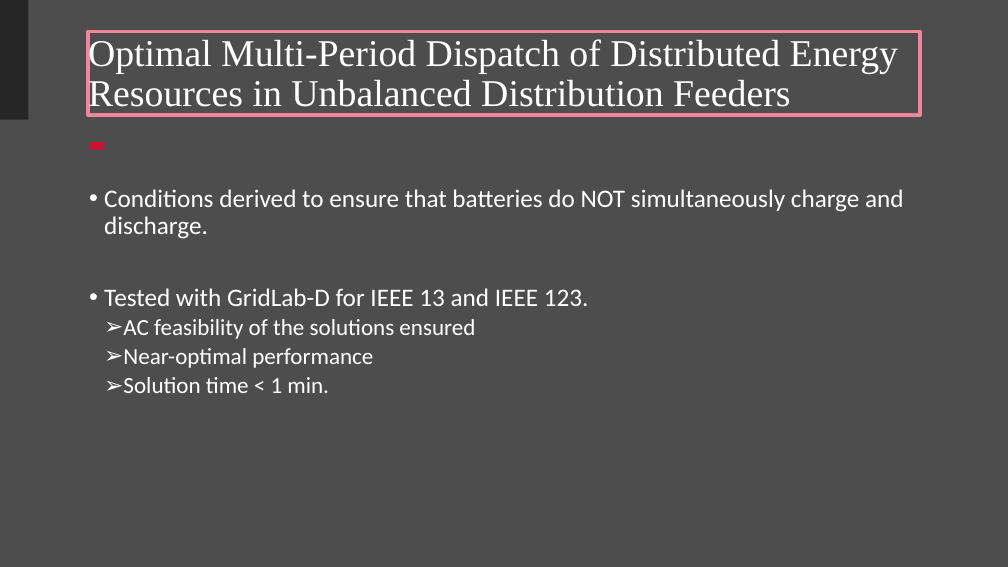
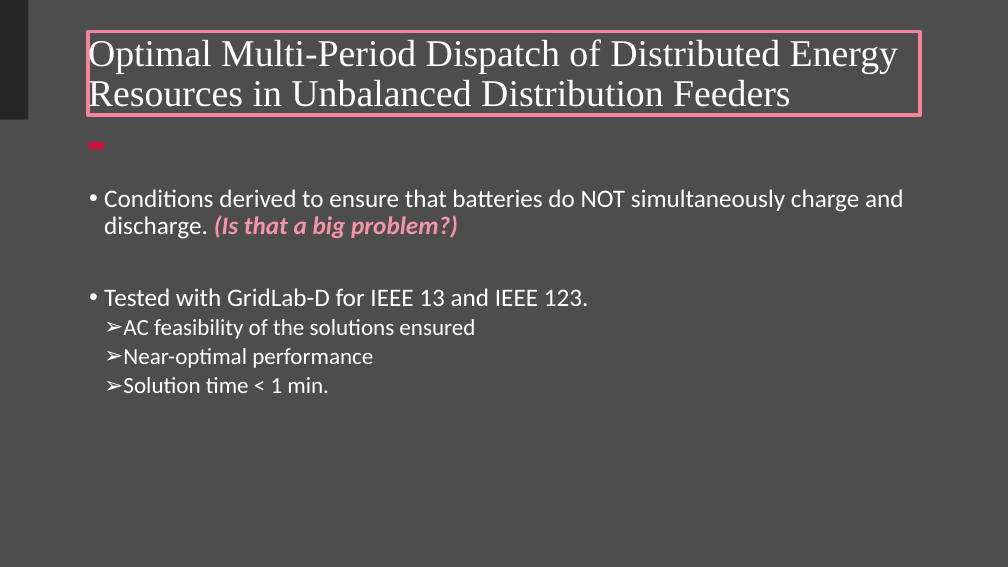
Before and after one commit to Realife-Brahmin/OriginalDocsHub, a slide deck: slide 4 of research_showcase/multiPeriodOptimization_aryan_ritwajeet_jha.pptx. Drawn at 1008x567 pixels with LibreOffice and Linux fonts; fonts in the diff are those of the drawing; background and template pictures are left out. Boxes give left, top, right and bottom in pixels: in the first picture for what was removed or moved away, otherwise in the second. Text is boxed around its words. In the diff, an @@ line names an element or a change of style, - is before the commit and + after.

```diff
--- a/research_showcase/multiPeriodOptimization_aryan_ritwajeet_jha.pptx
+++ b/research_showcase/multiPeriodOptimization_aryan_ritwajeet_jha.pptx
@@ text at (104, 189, 904, 239): text changed @@
-• Conditions derived to ensure that batteries do NOT simultaneously charge and discharge.
+• Conditions derived to ensure that batteries do NOT simultaneously charge and discharge. (Is that a big problem?)
```
Also in this commit, not shown: 1 other slide changed, 2 slides added.
